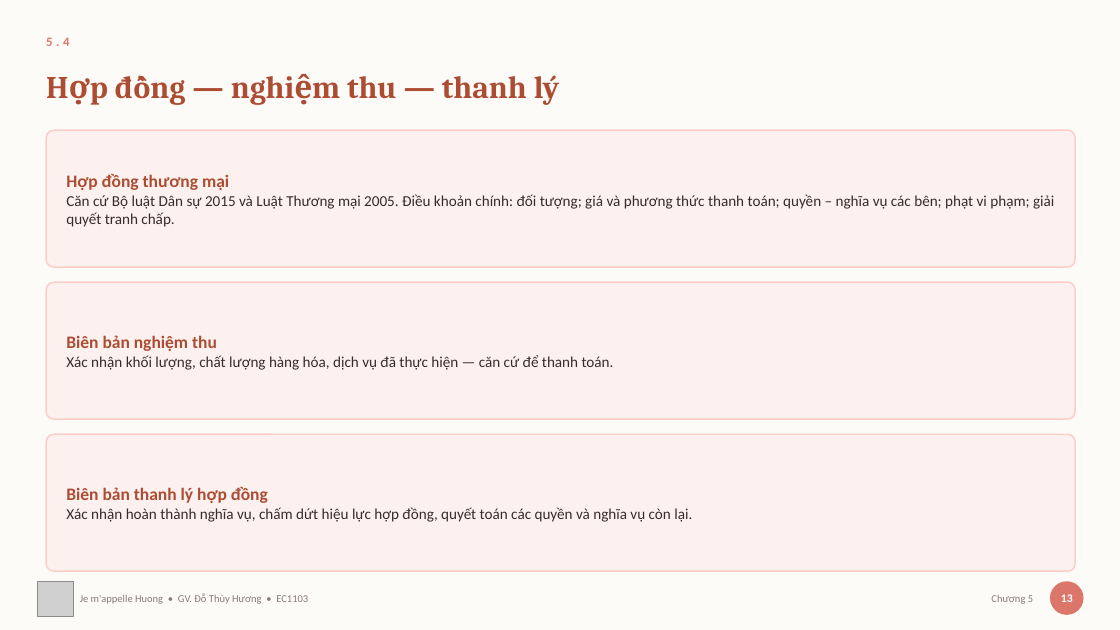
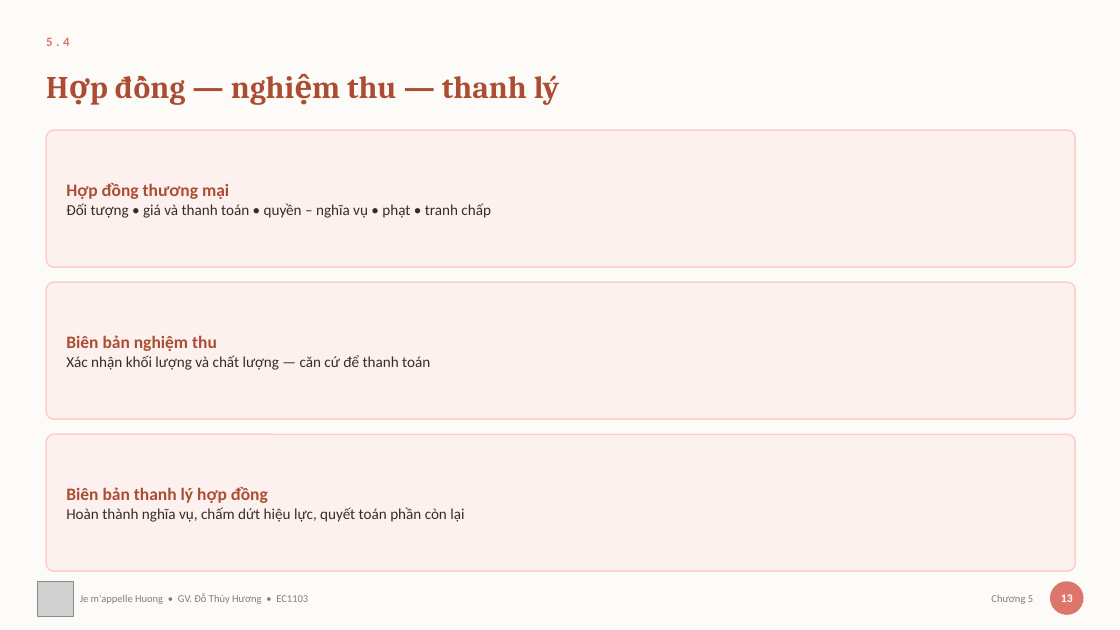
Before and after one commit to thuyhuongctu/ComDraft, a slide deck: slide 17 of slides/05-soan-thao-van-ban.pptx. Drawn at 1120x630 pixels with LibreOffice and Linux fonts; fonts in the diff are those of the drawing; grey boxes stand for pictures. Boxes give left, top, right and bottom in pixels: in the first picture for what was removed or moved away, otherwise in the second. Text is boxed around its words. In the diff, an @@ line names an element or a change of style, - is before the commit and + after.

Commit message:
Bớt chữ trên slide Chương 3, 4 và 5
Tiếp đợt bớt chữ, vẫn theo quy ước Chương 1 đã đặt: thân thẻ rút từ câu văn
28–41 chữ xuống cụm 8–14 chữ, đoạn văn bị rút đưa vào ghi chú giảng bài dưới
mục "NÓI ĐỦ Ý (phần đã rút khỏi slide)".

                trước      sau
  Chương 3      97,0  →   80,1 chữ/slide
  Chương 4      98,9  →   82,5
  Chương 5      91,8  →   78,9

Cả năm chương bài giảng nay nằm trong khoảng 76–83 chữ mỗi slide, thay vì
95–105 như trước.

91 thân thẻ đổi chữ, 20 khối NÓI ĐỦ Ý thêm vào ghi chú.

Không đụng tới slide hoạt động nhóm và slide bài tập — những slide ấy giao
nhiệm vụ cho sinh viên nên phải viết đủ, rút gọn là mất thông tin. Cũng
không đụng năm slide đã thay bằng hình, vì chữ trên đó bị add_images.py xoá
lúc dựng.

Đã chạy lại xuat_slide.py, 131 ảnh trong ứng dụng khớp bộ slide mới. Nâng
PHIEN_BAN lên comdraft-v20. Bộ kiểm tra 24/24.

Còn lại: ba bài thực hành (bai-2 vẫn 111 chữ/slide, dày nhất), và bộ slide
tiếng Anh.

```diff
--- a/slides/05-soan-thao-van-ban.pptx
+++ b/slides/05-soan-thao-van-ban.pptx
@@ text at box(66, 203, 491, 218): text changed @@
-Căn cứ Bộ luật Dân sự 2015 và Luật Thương mại 2005. Điều khoản chính: đối tượng; giá và phương thức thanh toán; quyền – nghĩa vụ các bên; phạt vi phạm; giải quyết tranh chấp.
+Đối tượng • giá và thanh toán • quyền – nghĩa vụ • phạt • tranh chấp
@@ text at box(66, 355, 430, 370): text changed @@
-Xác nhận khối lượng, chất lượng hàng hóa, dịch vụ đã thực hiện — căn cứ để thanh toán.
+Xác nhận khối lượng và chất lượng — căn cứ để thanh toán
@@ text at box(66, 507, 464, 522): text changed @@
-Xác nhận hoàn thành nghĩa vụ, chấm dứt hiệu lực hợp đồng, quyết toán các quyền và nghĩa vụ còn lại.
+Hoàn thành nghĩa vụ, chấm dứt hiệu lực, quyết toán phần còn lại
```
Also in this commit, not shown: 6 other slides changed, 30 other files.
